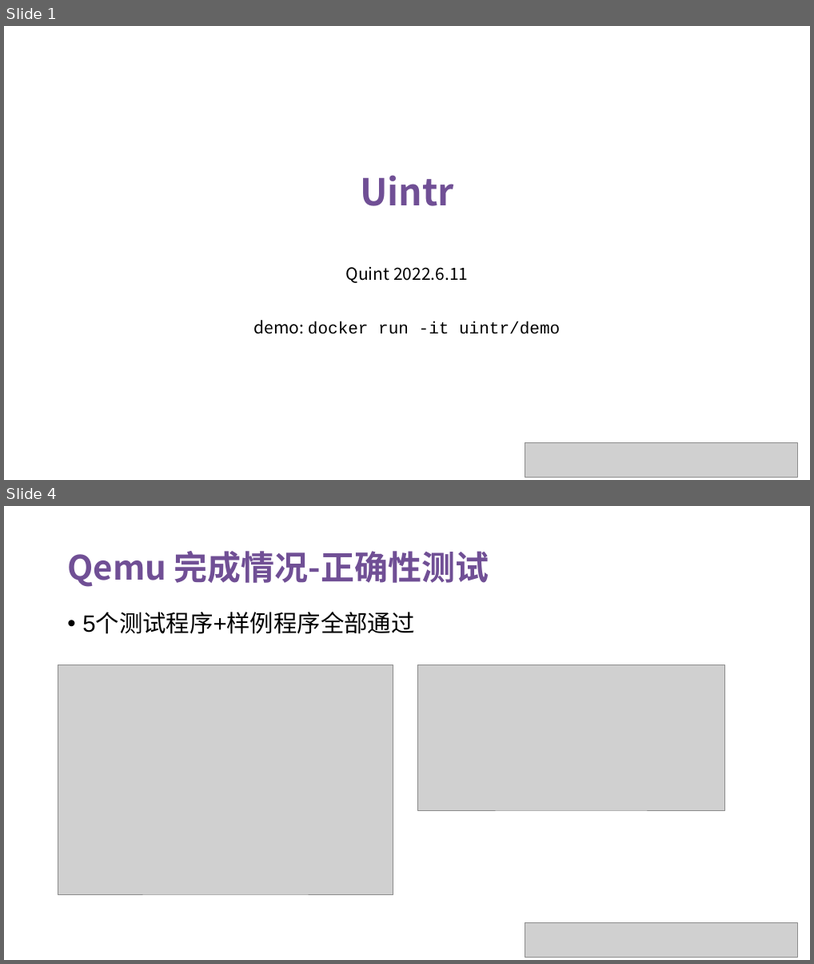
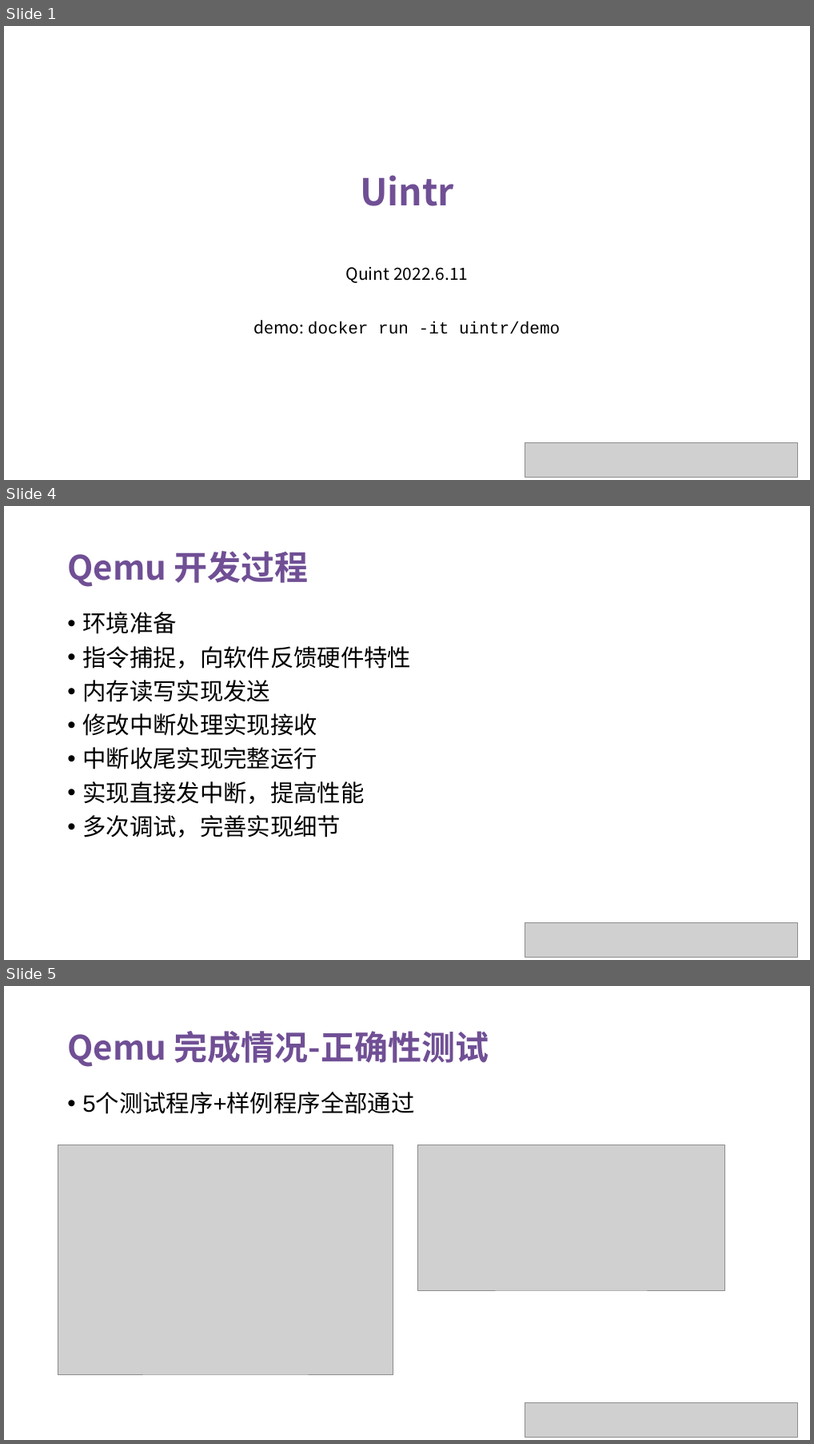
Before and after one commit to OS-F-4/usr-intr, a slide deck: ppt/2022-6-11.pptx. Shown one above the other, each under a label of ours: slides 1 and 4 before the commit, slides 1, 4 and 5 after it; the slides between them are not shown. The pictures are 814x964 and 814x1444 pixels, drawn with LibreOffice and Linux fonts; fonts in the diff are those of the drawing; grey boxes stand for pictures. Boxes give left, top, right and bottom in pixels: in the first picture for what was removed or moved away, otherwise in the second. Text is boxed around its words. In the diff, an @@ line names an element or a change of style, - is before the commit and + after.

```diff
--- a/ppt/2022-6-11.pptx
+++ b/ppt/2022-6-11.pptx
@@ slide 4 added at [4, 506, 810, 960], background #FFFFFF @@
@@ text added at [67, 551, 309, 587], 40 pt, text #704F95, bold @@
+Qemu 开发过程
@@ text added at [82, 612, 411, 837], 28 pt, text #000000 @@
+• 环境准备
+• 指令捕捉，向软件反馈硬件特性
+• 内存读写实现发送
+• 修改中断处理实现接收
+• 中断收尾实现完整运行
+• 实现直接发中断，提高性能
+• 多次调试，完善实现细节
@@ picture added at [526, 923, 798, 956] @@
@@ what was slide 4 is now slide 5 @@
```
Also in this commit, not shown: 3 slides changed.
